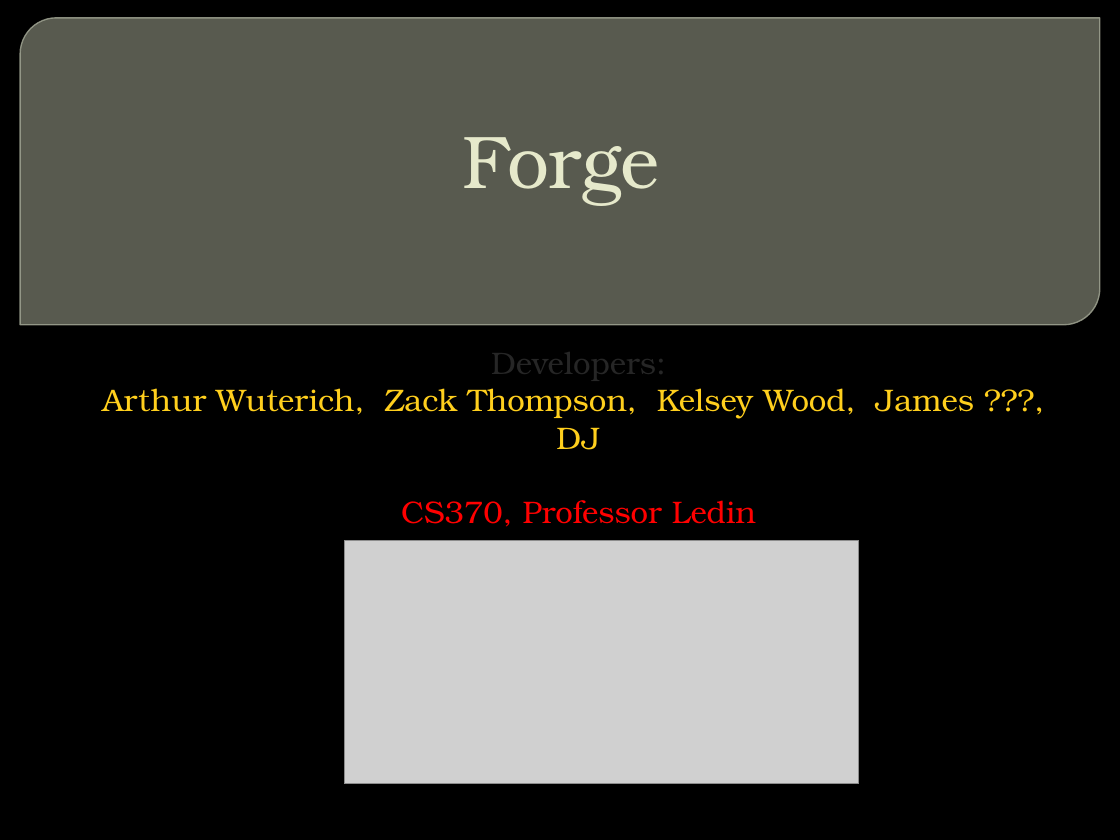
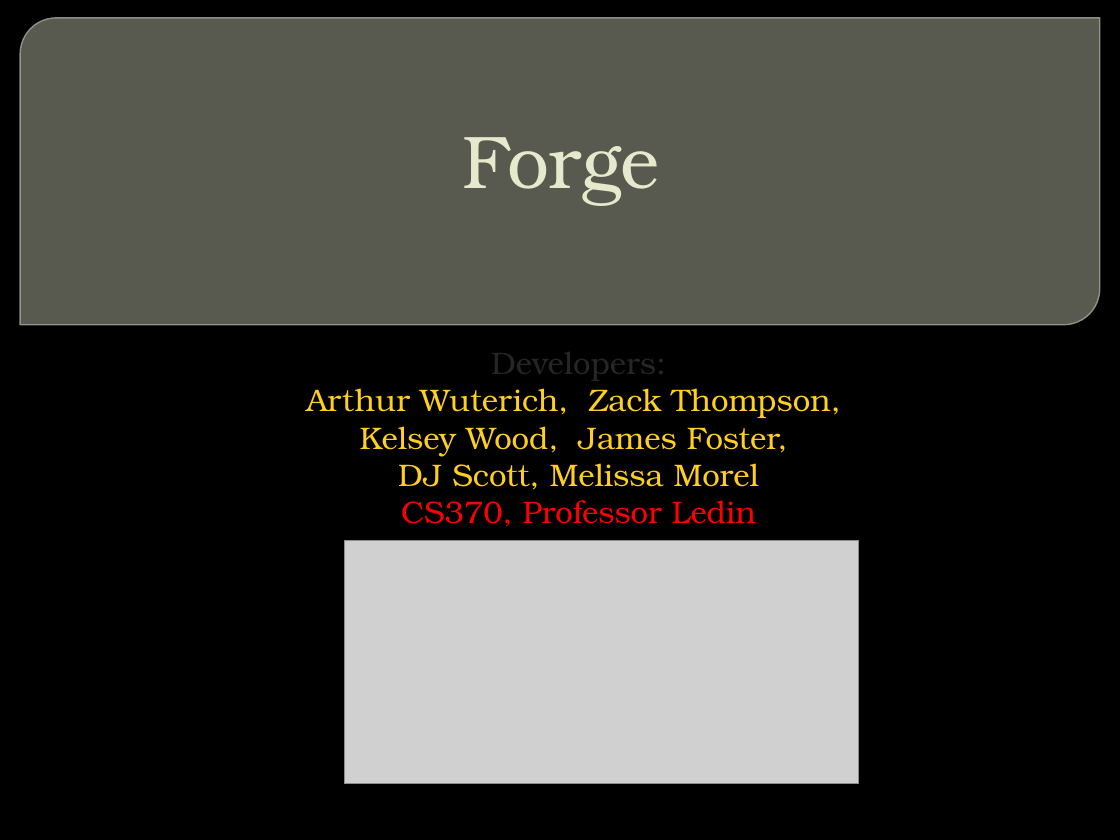
Before and after one commit to zgthompson/pockwester, a slide deck: slide 1 of documentation/Forge.pptx. Drawn at 1120x840 pixels with LibreOffice and Linux fonts; fonts in the diff are those of the drawing; grey boxes stand for pictures; background and template pictures are left out. Boxes give left, top, right and bottom in pixels: in the first picture for what was removed or moved away, otherwise in the second. Text is boxed around its words. In the diff, an @@ line names an element or a change of style, - is before the commit and + after.

```diff
--- a/documentation/Forge.pptx
+++ b/documentation/Forge.pptx
@@ text "Developers:": place and size @@
-text "Developers:" at (102,341,974,527)
+text "Developers:" at (306,341,840,527)
@@ text at (306,388,840,490): text changed @@
-Arthur Wuterich, Zack Thompson, Kelsey Wood, James ???, DJ
+Arthur Wuterich, Zack Thompson,
+Kelsey Wood, James Foster,
+DJ Scott, Melissa Morel
```
Also in this commit, not shown: 2 other files.
